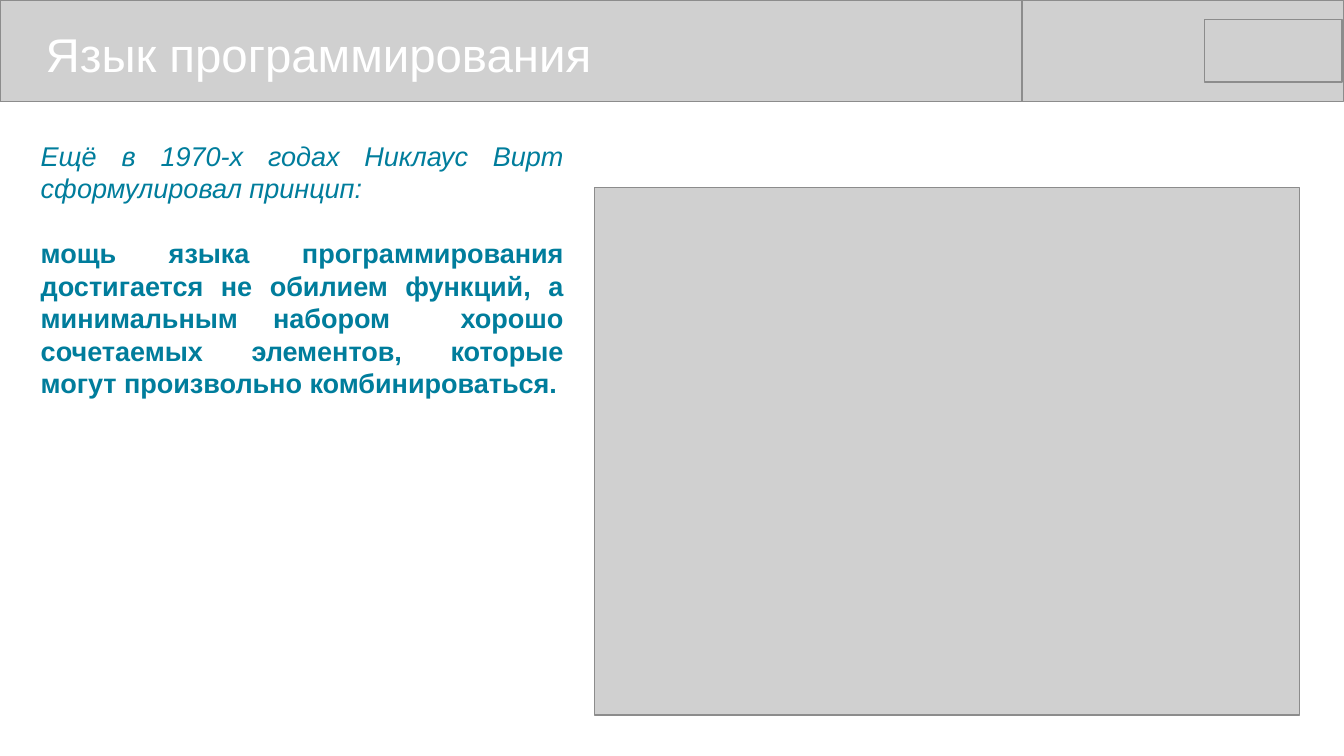
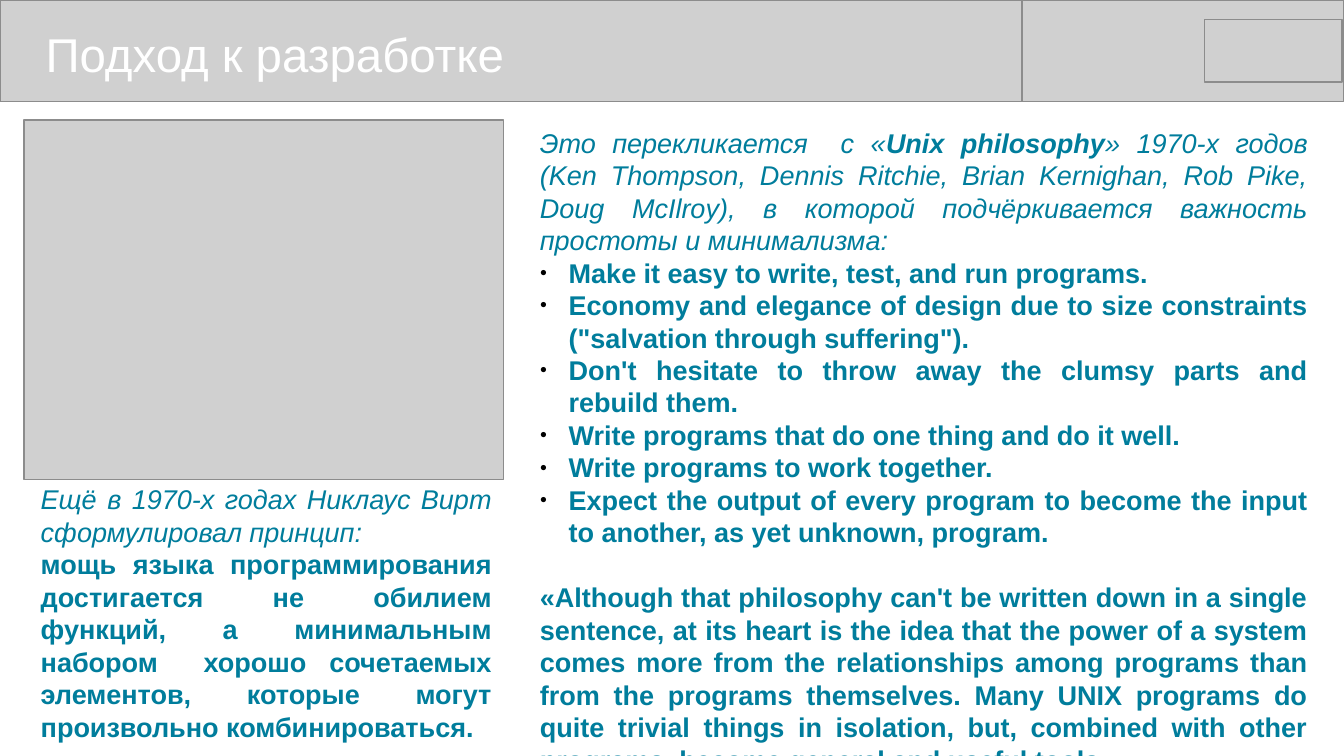
Before and after one commit to mike-shock/Go_language, a slide deck: slide 5 of view/Go_View.odp. Drawn at 1344x756 pixels with LibreOffice and Linux fonts; fonts in the diff are those of the drawing; grey boxes stand for pictures. Boxes give left, top, right and bottom in pixels: in the first picture for what was removed or moved away, otherwise in the second. Text is boxed around its words. In the diff, an @@ line names an element or a change of style, - is before the commit and + after.

```diff
--- a/view/Go_View.odp
+++ b/view/Go_View.odp
@@ text at <box>46,38,504,81</box>: text changed @@
-Язык программирования
+Подход к разработке
@@ picture: place and size @@
-picture at <box>594,188,1299,716</box>
+picture at <box>24,120,505,479</box>
@@ text added at <box>540,133,1308,742</box>, 16 pt, text #007D9C, bold @@
+Это перекликается с «Unix philosophy» 1970-х годов (Ken Thompson, Dennis Ritchie, Brian Kernighan, Rob Pike, Doug McIlroy), в которой подчёркивается важность простоты и минимализма:
+● Make it easy to write, test, and run programs.
+● Economy and elegance of design due to size constraints ("salvation through suffering").
+● Don't hesitate to throw away the clumsy parts and rebuild them.
+● Write programs that do one thing and do it well.
+● Write programs to work together.
+● Expect the output of every program to become the input to another, as yet unknown, program.
+«Although that philosophy can't be written down in a single sentence, at its heart is the idea that the power of a system comes more from the relationships among programs than from the programs themselves. Many UNIX programs do quite trivial things in isolation, but, combined with other programs, become general and useful tools.»
@@ text "Ещё в 1970-х годах Никлаус ..." rewrapped from <box>41,146,564,398</box> to <box>41,489,492,742</box> @@
```
Also in this commit, not shown: 8 other slides changed, 1 other file.
